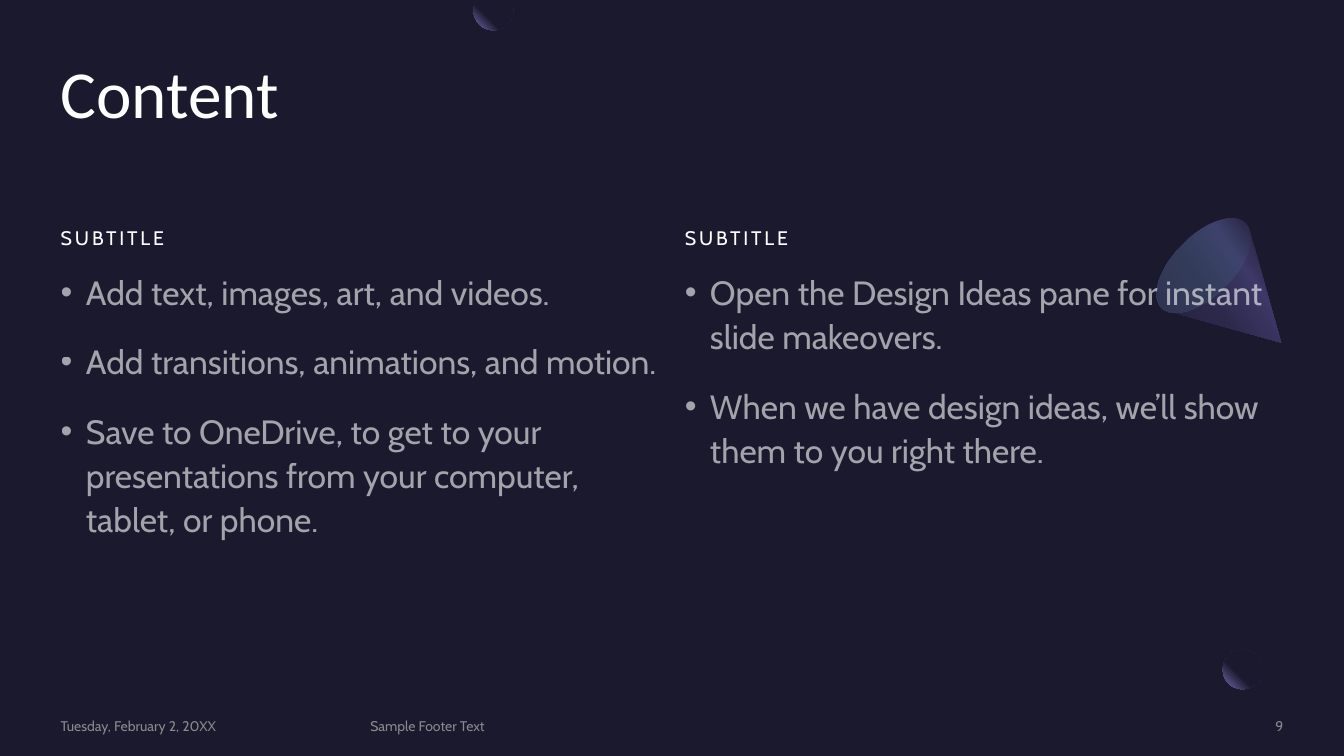
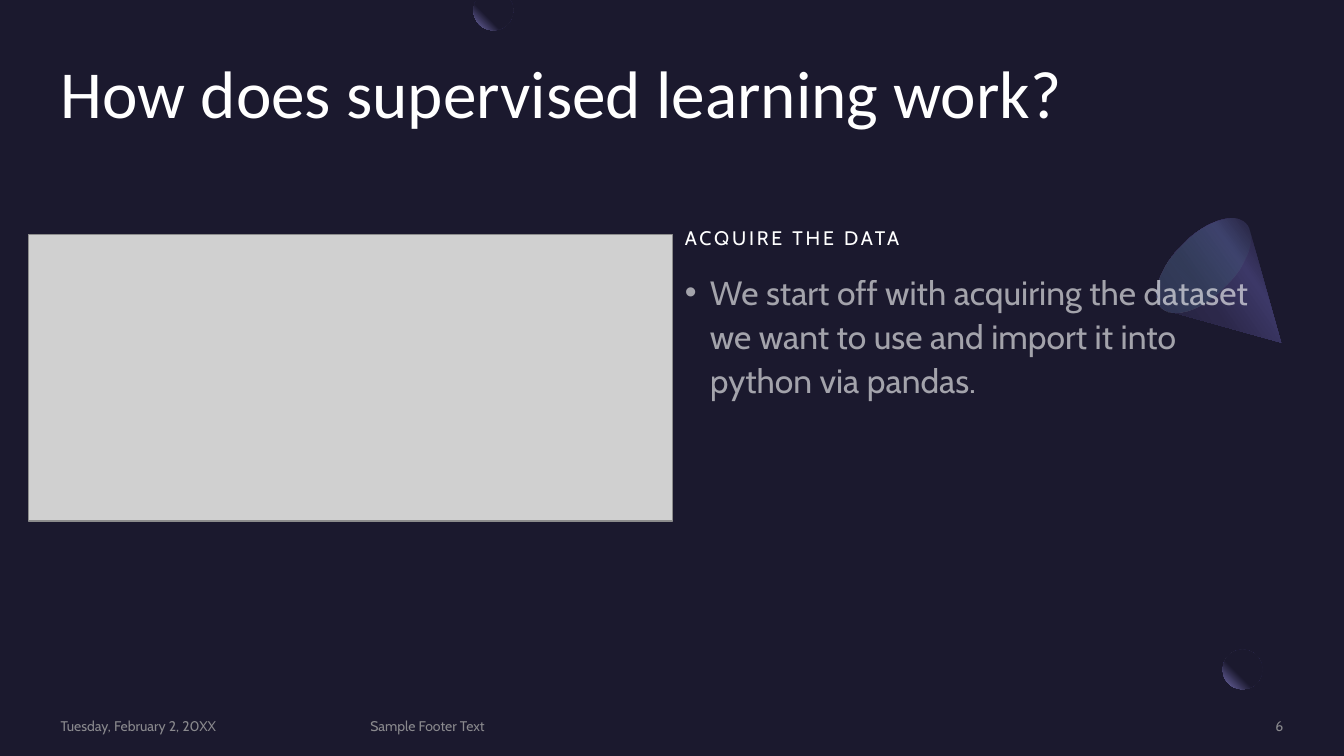
Before and after one commit to Court247/DiscoverAI_Projects_Group3, a slide deck: slide 6 of Final Project/Impact of machine learning in Healthcare.pptx (slide 9 before the commit). Drawn at 1344x756 pixels with LibreOffice and Linux fonts; fonts in the diff are those of the drawing; grey boxes stand for pictures. Boxes give left, top, right and bottom in pixels: in the first picture for what was removed or moved away, otherwise in the second. Text is boxed around its words. In the diff, an @@ line names an element or a change of style, - is before the commit and + after.

```diff
--- a/Final Project/Impact of machine learning in Healthcare.pptx
+++ b/Final Project/Impact of machine learning in Healthcare.pptx
@@ title at box(61, 71, 1061, 130): text changed @@
-Content
+How does supervised learning work?
@@ picture added at box(28, 235, 674, 521) @@
@@ text removed at box(61, 231, 164, 246) @@
-SUBTITLE
@@ text removed at box(86, 280, 656, 540) @@
-• Add text, images, art, and videos.
-• Add transitions, animations, and motion.
-• Save to OneDrive, to get to your presentations from your computer, tablet, or phone.
@@ text at box(710, 277, 1248, 401): text changed @@
-• Open the Design Ideas pane for instant slide makeovers.
-• When we have design ideas, we’ll show them to you right there.
+• We start off with acquiring the dataset we want to use and import it into python via pandas.
@@ text at box(1089, 280, 1136, 306): text changed @@
-SUBTITLE
+ACQUIRE THE DATA
@@ page number at box(1275, 721, 1283, 731): text changed @@
-9
+6
```
Also in this commit, not shown: 6 other slides changed, 6 slides added, 5 slides removed, 10 other files.
